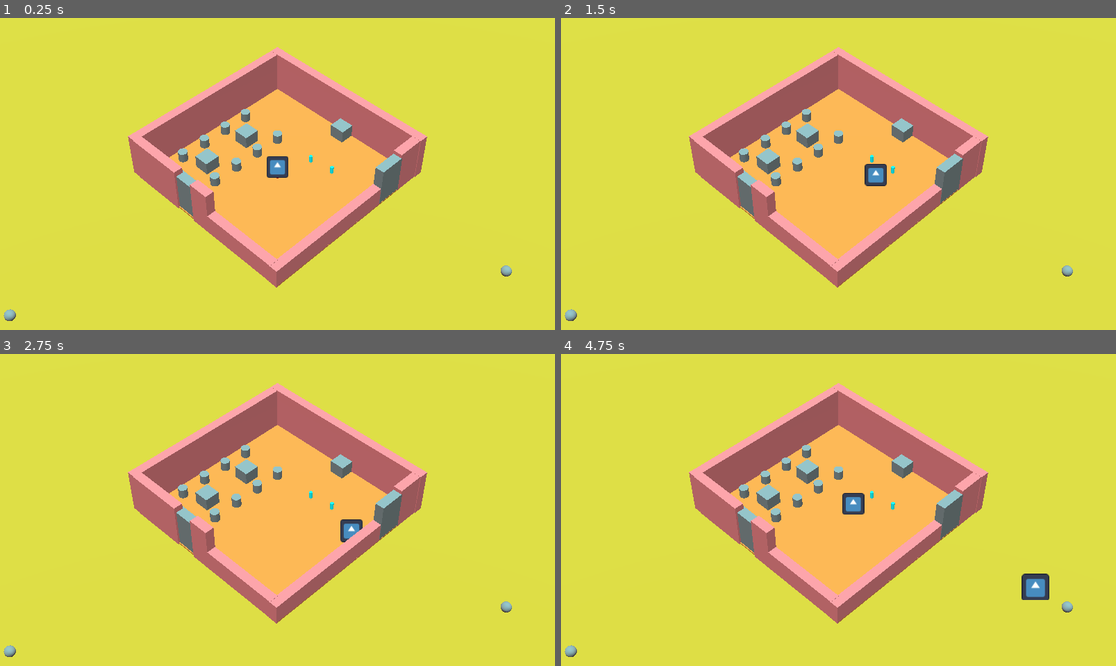
Above: before the commit, frames 1-4 (two rows, left to right).
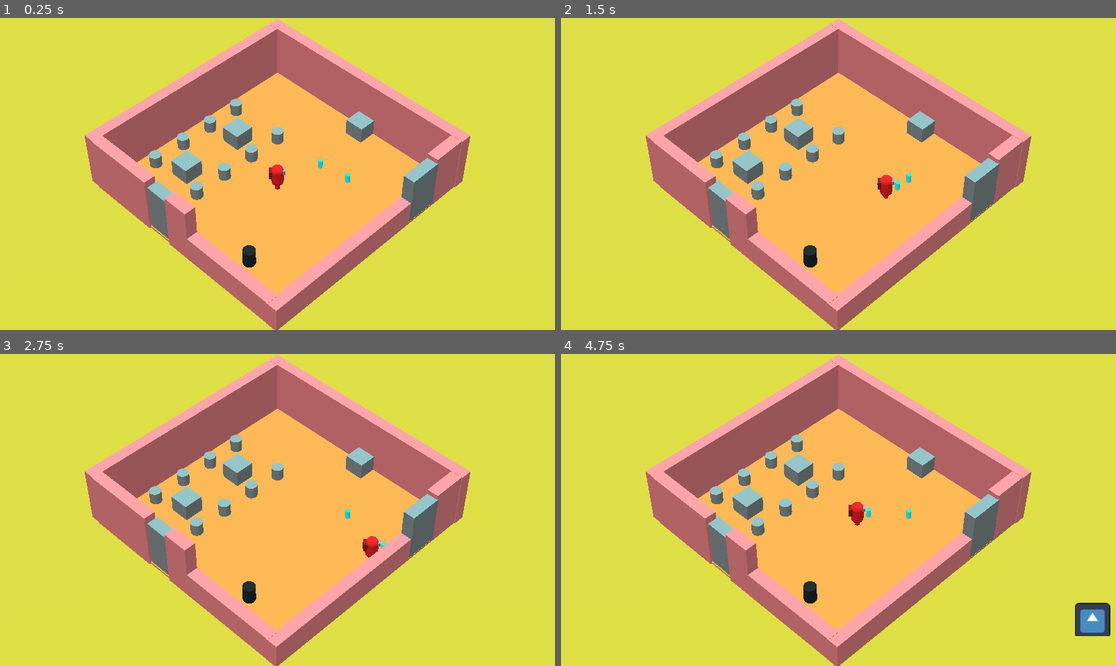
Above: after the commit, the same moments.

Repository: Kamjam/Bobaeria-Cafe
Game: Godot game, scene res://Scenes/Main.tscn
Same seed, same stepped clock (60 frames per second), same inputs: the game is played once before the commit and once after it. The engine's default icon, where the game draws it, is replaced by a stand-in: a white triangle on a blue panel in a dark square.
Inputs:
- Up to frame 1 (0.25 s): no input
- Up to frame 2 (1.5 s): hold D (right) 0.53-1.28 s; hold E (interact) 0.53-1.28 s; hold S (down) from 1.28 s (still down); tap E (interact) at 1.35 s
- Up to frame 3 (2.75 s): release S (down) at 2.03 s; hold D (right) from 2.03 s (still down); hold E (interact) from 2.03 s (still down)
- Up to frame 4 (4.75 s): release D (right) at 2.78 s; release E (interact) at 2.78 s; hold W (up) 2.78-3.53 s; tap E (interact) at 2.85, 4.35 s; hold E (interact) 3.53-4.28 s; hold A (left) from 3.53 s (still down)

The runs differ from the first frame. In frame 1, 27% of the frame differs, in the area x 0-93%, y 0-100%; in frame 2, 27%; in frame 3, 27%; in frame 4, 28%, in the area x 0-99%, y 0-100%.
Error before the commit: Attempt to call function 'pick_up_object' in base 'null instance' on a null instance. (res://Prefabs/tea.gd:8)

Commit message:
interaction works!!!
player, tea, trash scenes

Diff:
--- a/bobaeria-cafe/Player/player.gd
+++ b/bobaeria-cafe/Player/player.gd
@@ -2,7 +2,9 @@
 
 const SPEED = 5.0
 
-var pickedObject
+var pickedObject: bool = false
+var interactables: Array[Area3D]
+var byTrashCan: bool = false
 
 func _physics_process(delta: float) -> void:
 	# Add the gravity.
@@ -24,13 +26,48 @@
 func _input(event):
 	if event.is_action_pressed("quit"):get_tree().quit()
 
-	if event.is_action_pressed("interact") and pickedObject:
-		pickedObject.reparent(get_tree().current_scene)
-		pickedObject = null
+	if event.is_action_pressed("interact") and interactables.size() > 0 and !pickedObject:
+
+		interactables[0].reparent(get_tree().current_scene)
+		pick_up_object(interactables[0])
+
+		pickedObject = true
+		print("grabbed")
+
+	elif event.is_action_pressed("interact") and pickedObject and byTrashCan:
+
+		interactables[0].queue_free()
+		interactables.remove_at(0)
+		pickedObject = false
+		print("trashed")
+
+
 
 func pick_up_object(object):
 	object.reparent(self)
 	object.global_position = %CarryTeaMarker.global_position
 
-	await get_tree().create_timer(0.1).timeout
-	pickedObject = object
+
+
+func _on_pickup_area_area_entered(area: Area3D) -> void:
+	interactables.append(area)
+	print("in area")
+
+func _on_pickup_area_area_exited(area: Area3D) -> void:
+	interactables.erase(area)
+	print("out area")
+
+
+
+
+func _on_pickup_area_body_entered(body: Node3D) -> void:
+	if body is ThisIsTrashCan:
+		byTrashCan = true
+		print("trash can")
+
+
+
+func _on_pickup_area_body_exited(body: Node3D) -> void:
+	if body is ThisIsTrashCan:
+		byTrashCan = false
+		print("not trash can")
--- a/bobaeria-cafe/Player/player.tscn
+++ b/bobaeria-cafe/Player/player.tscn
@@ -24,8 +24,11 @@
 [sub_resource type="CapsuleMesh" id="CapsuleMesh_y683d"]
 material = SubResource("StandardMaterial3D_k8jvy")
 
+[sub_resource type="BoxShape3D" id="BoxShape3D_plcyi"]
+
 [node name="Player" type="CharacterBody3D"]
 transform = Transform3D(3.455, 0, 0, 0, 3.455, 0, 0, 0, 3.455, 0, 1.34545, 0)
+collision_mask = 7
 script = ExtResource("1_aau14")
 
 [node name="Body" type="CollisionShape3D" parent="."]
@@ -51,9 +54,18 @@
 transform = Transform3D(0.382195, 0, 0, 0, 0.358733, 0, 0, 0, 0.382195, 0, -0.970359, 0.267917)
 mesh = SubResource("CapsuleMesh_y683d")
 
-[node name="Node3D" type="Node3D" parent="."]
-transform = Transform3D(1, 0, 0, 0, 1, 0, 0, 0, 1, 0.206051, 0, 0)
+[node name="PickupArea" type="Area3D" parent="."]
+transform = Transform3D(1, 0, 0, 0, 1, 0, 0, 0, 1, -0.0375558, 0, -0.0871775)
+collision_mask = 6
+
+[node name="CollisionShape3D" type="CollisionShape3D" parent="PickupArea"]
+shape = SubResource("BoxShape3D_plcyi")
 
 [node name="CarryTeaMarker" type="Marker3D" parent="."]
 unique_name_in_owner = true
 transform = Transform3D(0.25, 0, 0, 0, 0.25, 0, 0, 0, 0.25, 0.258454, 0, 0)
+
+[connection signal="area_entered" from="PickupArea" to="." method="_on_pickup_area_area_entered"]
+[connection signal="area_exited" from="PickupArea" to="." method="_on_pickup_area_area_exited"]
+[connection signal="body_entered" from="PickupArea" to="." method="_on_pickup_area_body_entered"]
+[connection signal="body_exited" from="PickupArea" to="." method="_on_pickup_area_body_exited"]
--- a/bobaeria-cafe/Prefabs/Tea.tscn
+++ b/bobaeria-cafe/Prefabs/Tea.tscn
@@ -14,6 +14,8 @@
 
 [node name="Tea" type="Area3D"]
 transform = Transform3D(0.25, 0, 0, 0, 0.25, 0, 0, 0, 0.25, 0, 0, 0)
+collision_layer = 4
+collision_mask = 3
 script = ExtResource("1_v2e1t")
 
 [node name="CollisionShape3D" type="CollisionShape3D" parent="."]
--- /dev/null
+++ b/bobaeria-cafe/Prefabs/Trash.tscn
@@ -0,0 +1,21 @@
+[gd_scene load_steps=5 format=3 uid="uid://bg0l6trxtasyy"]
+
+[ext_resource type="Script" path="res://Prefabs/trash.gd" id="1_cdk5p"]
+
+[sub_resource type="CylinderShape3D" id="CylinderShape3D_4gcvt"]
+
+[sub_resource type="StandardMaterial3D" id="StandardMaterial3D_bob8v"]
+albedo_color = Color(4.66267e-08, 0.0579967, 0.0804038, 1)
+
+[sub_resource type="CylinderMesh" id="CylinderMesh_opqk0"]
+material = SubResource("StandardMaterial3D_bob8v")
+
+[node name="Trash" type="StaticBody3D"]
+collision_layer = 4
+script = ExtResource("1_cdk5p")
+
+[node name="CollisionShape3D" type="CollisionShape3D" parent="."]
+shape = SubResource("CylinderShape3D_4gcvt")
+
+[node name="MeshInstance3D" type="MeshInstance3D" parent="CollisionShape3D"]
+mesh = SubResource("CylinderMesh_opqk0")
--- a/bobaeria-cafe/Prefabs/table.tscn
+++ /dev/null
@@ -1,17 +0,0 @@
-[gd_scene load_steps=4 format=3 uid="uid://bg0l6trxtasyy"]
-
-[sub_resource type="BoxShape3D" id="BoxShape3D_p3w4a"]
-
-[sub_resource type="StandardMaterial3D" id="StandardMaterial3D_dpguy"]
-albedo_color = Color(0.372549, 1, 0, 1)
-
-[sub_resource type="BoxMesh" id="BoxMesh_mtdnc"]
-material = SubResource("StandardMaterial3D_dpguy")
-
-[node name="Table" type="Area3D"]
-
-[node name="CollisionShape3D" type="CollisionShape3D" parent="."]
-shape = SubResource("BoxShape3D_p3w4a")
-
-[node name="MeshInstance3D" type="MeshInstance3D" parent="CollisionShape3D"]
-mesh = SubResource("BoxMesh_mtdnc")
--- a/bobaeria-cafe/Prefabs/tea.gd
+++ b/bobaeria-cafe/Prefabs/tea.gd
@@ -3,10 +3,8 @@
 var selected = false
 var player
 
-func _input(event: InputEvent) -> void:
-	if event.is_action_pressed("interact"):
-		player.pick_up_object(self)
 
-func _ready() -> void:
-	player = get_tree().get_first_node_in_group("player")
-	#player.interact_object.connect(_set_selected)S
+
+#func _ready() -> void:
+	#player = get_tree().get_first_node_in_group("player")
+	##player.interact_object.connect(_set_selected)
--- /dev/null
+++ b/bobaeria-cafe/Prefabs/trash.gd
@@ -0,0 +1,3 @@
+extends StaticBody3D
+
+class_name ThisIsTrashCan
--- a/bobaeria-cafe/Scenes/Main.tscn
+++ b/bobaeria-cafe/Scenes/Main.tscn
@@ -1,6 +1,7 @@
-[gd_scene load_steps=23 format=3 uid="uid://cgi74d48wt8qo"]
+[gd_scene load_steps=24 format=3 uid="uid://cgi74d48wt8qo"]
 
 [ext_resource type="PackedScene" uid="uid://d0u83fayrvkma" path="res://Player/player.tscn" id="1_n77sb"]
+[ext_resource type="PackedScene" uid="uid://bg0l6trxtasyy" path="res://Prefabs/Trash.tscn" id="1_vutgy"]
 [ext_resource type="Texture2D" uid="uid://b46y5njumyqi3" path="res://icon.svg" id="2_c3ovl"]
 [ext_resource type="PackedScene" uid="uid://cgtxsrha2o255" path="res://Prefabs/Tea.tscn" id="2_iq2yb"]
 [ext_resource type="Script" path="res://JoeFolder/Scripts/TableManager.gd" id="4_h2ysp"]
@@ -136,14 +137,18 @@
 [node name="MeshInstance3D" type="MeshInstance3D" parent="NavigationRegion3D/Table5"]
 mesh = SubResource("BoxMesh_5cmy4")
 
+[node name="Trash" parent="NavigationRegion3D" instance=ExtResource("1_vutgy")]
+transform = Transform3D(0.707107, 0, -0.707107, 0, 0.715, 0, 0.707107, 0, 0.707107, -1.88816, 0.590769, 7.93485)
+
 [node name="Camera3D" type="Camera3D" parent="." groups=["Cam"]]
-transform = Transform3D(1, -2.10734e-08, 2.10734e-08, -1.77636e-15, 0.707107, 0.707107, -2.98023e-08, -0.707107, 0.707107, 4.03792e-07, 58.888, 58.756)
-fov = 21.9
+transform = Transform3D(1, -2.10734e-08, 2.10734e-08, -1.77636e-15, 0.707107, 0.707107, -2.98023e-08, -0.707107, 0.707107, 0, 59.973, 58.756)
+fov = 16.9
 
 [node name="Player" parent="." instance=ExtResource("1_n77sb")]
 
 [node name="Sprite3D" type="Sprite3D" parent="Player"]
 transform = Transform3D(0.5, 0, 0, 0, 0.5, 0, 0, 0, 0.5, 0, 0.197159, 0.174203)
+visible = false
 billboard = 1
 texture = ExtResource("2_c3ovl")
 
--- a/bobaeria-cafe/project.godot
+++ b/bobaeria-cafe/project.godot
@@ -78,6 +78,12 @@
 ]
 }
 
+[layer_names]
+
+3d_physics/layer_1="Player"
+3d_physics/layer_2="Customers"
+3d_physics/layer_3="Interactables"
+
 [rendering]
 
 renderer/rendering_method="gl_compatibility"
Not shown: 1 places in bobaeria-cafe/Player/player.tscn that only renumber resources
